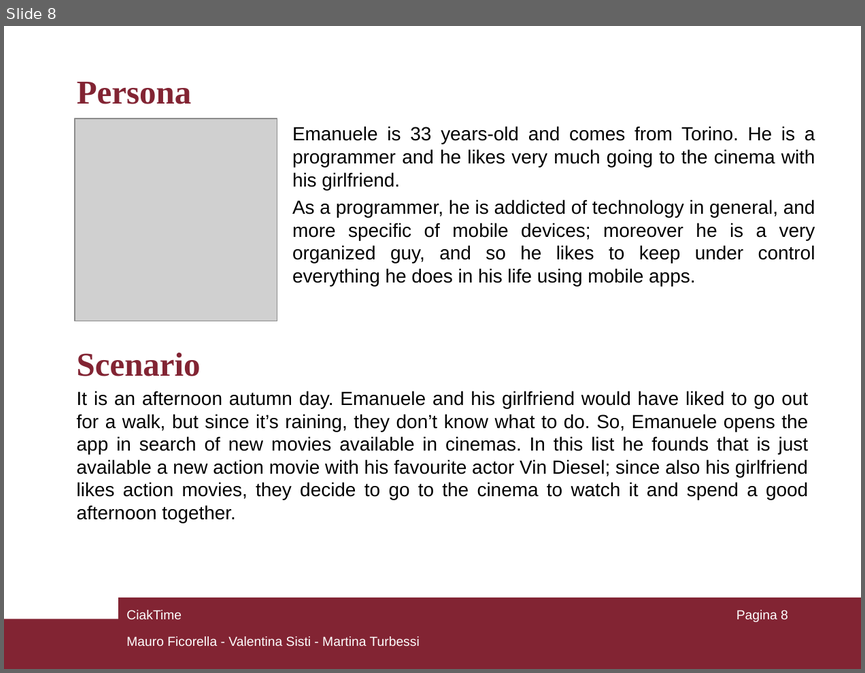
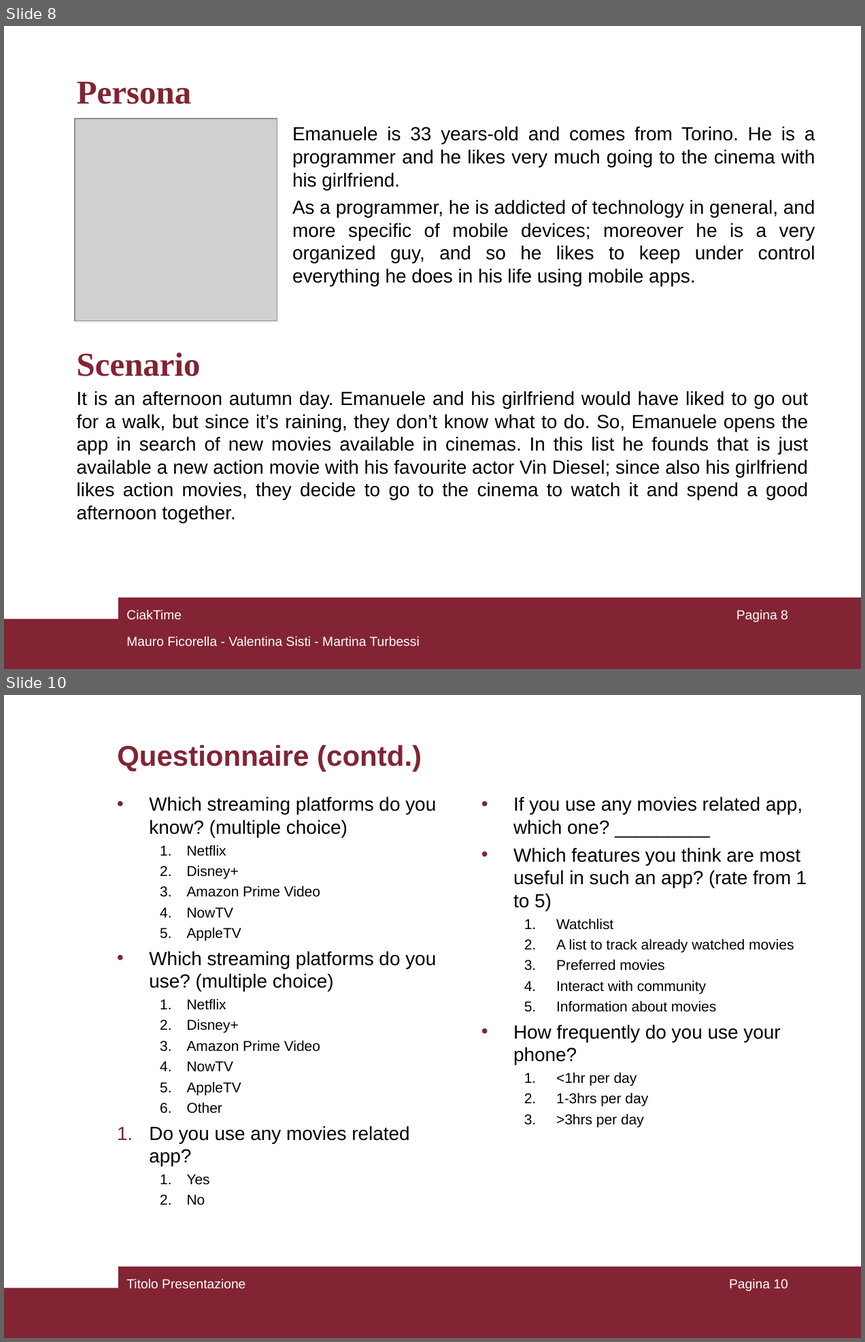
Before and after one commit to mauroficorella/Human-Computer-Interaction, a slide deck: Documentazione/CiakTime_HCI.ppt. Shown one above the other, each under a label of ours: slide 8 before the commit, slides 8 and 10 after it; the slides between them are not shown. The pictures are 865x673 and 865x1342 pixels, drawn with LibreOffice and Linux fonts; fonts in the diff are those of the drawing; grey boxes stand for pictures. Boxes give left, top, right and bottom in pixels: in the first picture for what was removed or moved away, otherwise in the second. Text is boxed around its words. In the diff, an @@ line names an element or a change of style, - is before the commit and + after.

Commit message:
update questionnaire

```diff
--- a/Documentazione/CiakTime_HCI.ppt
+++ b/Documentazione/CiakTime_HCI.ppt
@@ slide 10 added at (x1=4, y1=695, x2=861, y2=1338), background #FFFFFF; not listed: 2 template elements that a slide beside it also shows @@
@@ title added at (x1=117, y1=745, x2=422, y2=772), 24 pt, text #822433, bold @@
+Questionnaire (contd.)
@@ text added at (x1=149, y1=796, x2=436, y2=1205), 16 pt, text #000000 @@
+• Which streaming platforms do you know? (multiple choice)
+  1. Netflix
+  2. Disney+
+  3. Amazon Prime Video
+  4. NowTV
+  5. AppleTV
+• Which streaming platforms do you use? (multiple choice)
+  1. Netflix
+  2. Disney+
+  3. Amazon Prime Video
+  4. NowTV
+  5. AppleTV
+  6. Other
+1. Do you use any movies related app?
+  1. Yes
+  2. No
@@ text added at (x1=513, y1=796, x2=807, y2=1127), 16 pt, text #000000 @@
+• If you use any movies related app, which one? _________
+• Which features you think are most useful in such an app? (rate from 1 to 5)
+  1. Watchlist
+  2. A list to track already watched movies
+  3. Preferred movies
+  4. Interact with community
+  5. Information about movies
+• How frequently do you use your phone?
+  1. <1hr per day
+  2. 1-3hrs per day
+  3. >3hrs per day
@@ text added at (x1=126, y1=1278, x2=245, y2=1288), 11 pt, text #FFFFFF @@
+Titolo Presentazione
@@ page number added at (x1=729, y1=1278, x2=787, y2=1291), 11 pt, text #FFFFFF @@
+Pagina 10
```
Also in this commit, not shown: 1 other slide added.
